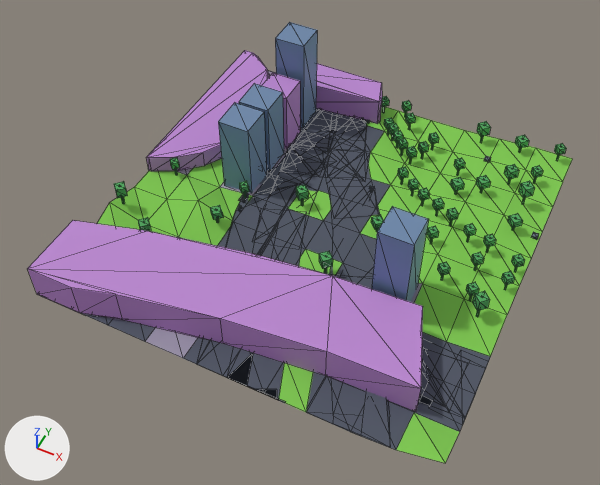
Before and after pictures for a commit that changed the glTF model public/maps/melbourne/chunks/6_-14.glb.
One viewpoint serves both versions: a 50 mm camera at (844.4, 1469.6, 183.8) aimed at (773.2, 1612.0, 5.8). Every picture has the same lights, and +X, +Y and +Z are marked at lower left. The older version comes first. Mesh edges are drawn as thin lines. Where no turn or scale is listed for an object, it has been applied to the vertices. Vertices at exactly the same position are counted once.

The first picture shows 'compiled-chunk'.
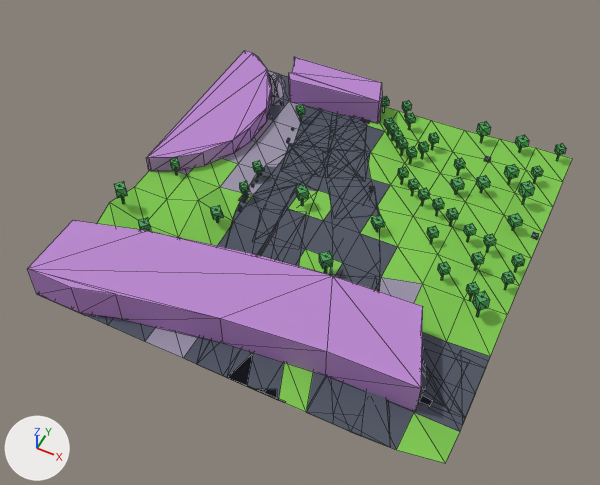
Where the newer file only moved an object's origin or applied its transform, the numbers keep the older frame.

Changed parts and their boxes (x1, y1, x2, y2) in the pictures (600 x 485 px):
'compiled-chunk', reshaped (6% shorter)
    before: (27, 22, 572, 463)
    after: (27, 50, 572, 463)
part 1 of me_mesh_0, deleted (blue)
    before: (371, 206, 429, 302)
part 2 of me_mesh_0, deleted (purple)
    before: (262, 73, 300, 149)
part 3 of me_mesh_0, deleted (blue)
    before: (275, 22, 317, 128)
part 4 of me_mesh_0, deleted (blue)
    before: (239, 83, 284, 171)
part 5 of me_mesh_0, deleted
    before: (218, 103, 267, 193)

The change in detail:
me_mesh_0 is used by ob_compiled_chunk; location (774.0, 1626.0, 16.7).
me_mesh_0 had 1373 vertices, 1943 faces and spanned x -60.0..60.0, y -60.0..60.0, z -16.4..16.4.
me_mesh_0 now has 1333 vertices, 1883 faces and spans x -60.0..60.0, y -60.0..60.0, z -16.4..-4.1.
me_mesh_0 part 1: the loose piece of 8 vertices spanning x 25.1..34.9, y -22.9..-13.1, z -16.2..14.9 is deleted.
me_mesh_0 part 2: the loose piece of 8 vertices spanning x -34.9..-25.1, y 25.1..34.9, z -16.4..4.7 is deleted.
me_mesh_0 part 3: the loose piece of 8 vertices spanning x -34.9..-25.1, y 37.1..46.9, z -16.4..16.4 is deleted.
me_mesh_0 part 4: the loose piece of 8 vertices spanning x -34.9..-25.1, y 13.1..22.9, z -16.4..8.6 is deleted.
me_mesh_0 part 5: the loose piece of 8 vertices spanning x -34.9..-25.1, y 1.1..10.9, z -16.4..9.8 is deleted.
me_mesh_0 no longer uses material mat_skyscraper (blue #718caf).
